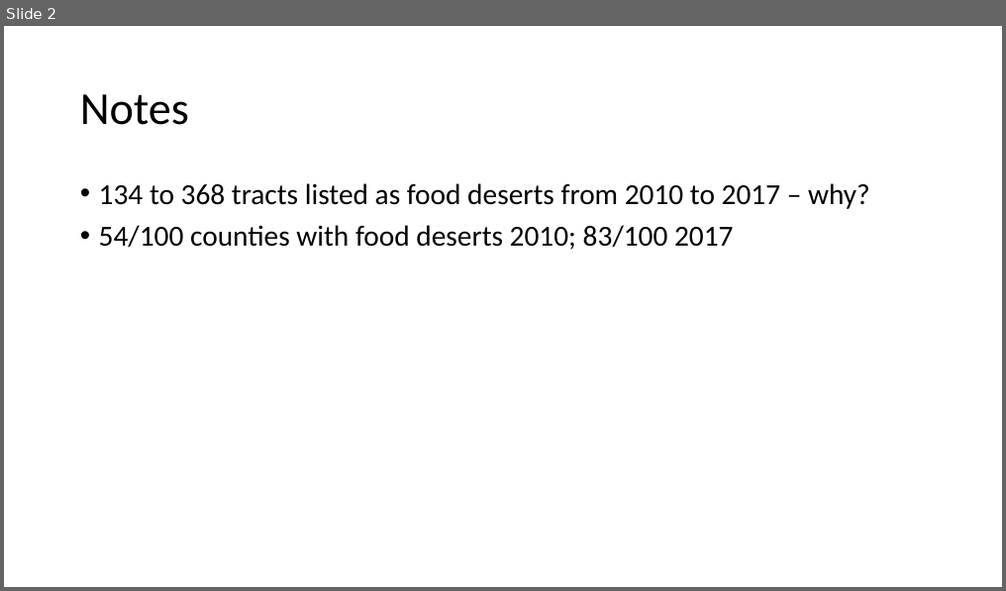
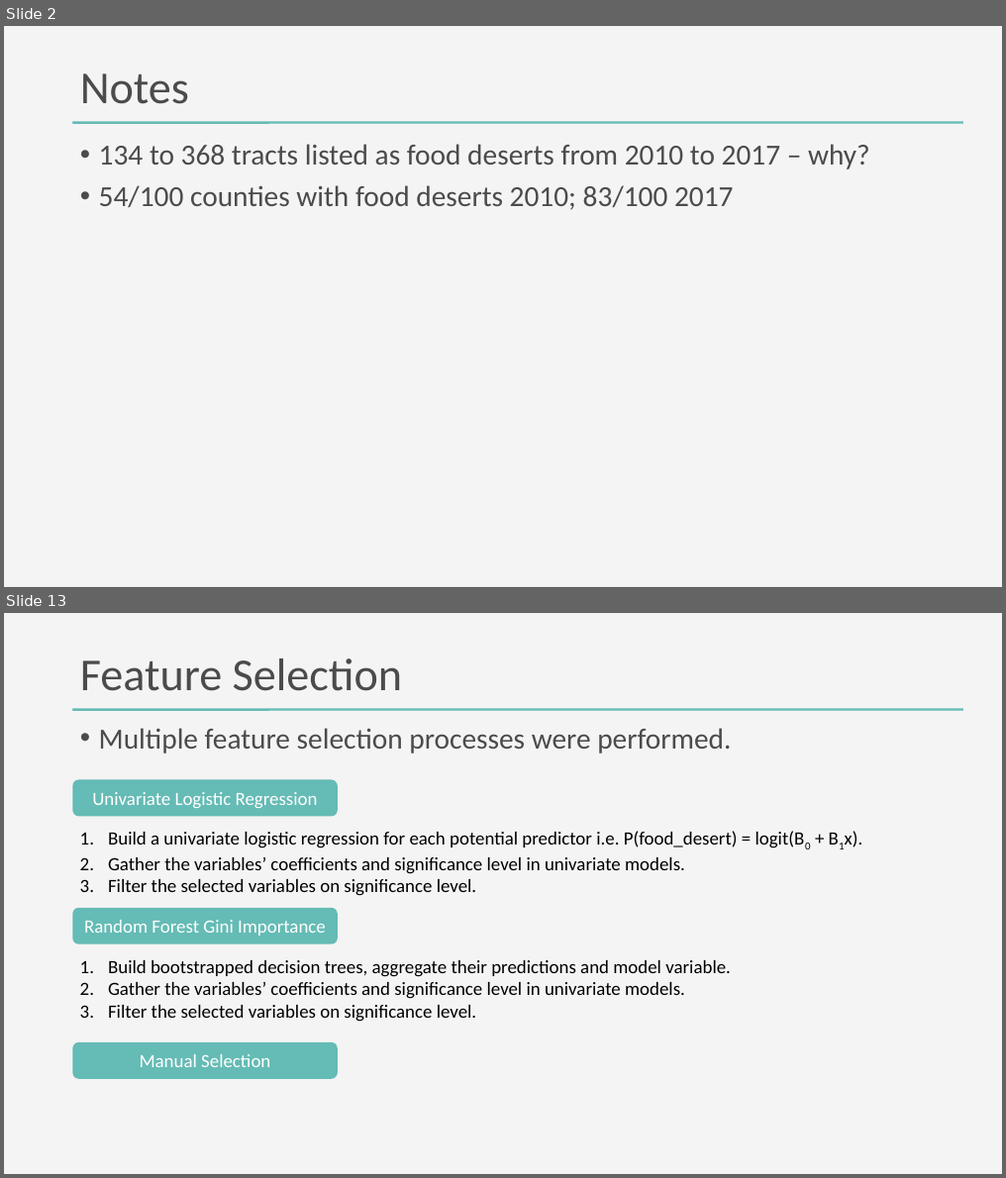
Before and after one commit to DanteHaywood/cfc_ds_screen, a slide deck: doc/2020_11_25_cfc_ds_technical_screen_haywood.pptx. Shown one above the other, each under a label of ours: slide 2 before the commit, slides 2 and 13 after it; the slides between them are not shown. The pictures are 1006x591 and 1006x1178 pixels, drawn with LibreOffice and Linux fonts; fonts in the diff are those of the drawing. Boxes give left, top, right and bottom in pixels: in the first picture for what was removed or moved away, otherwise in the second. Text is boxed around its words. In the diff, an @@ line names an element or a change of style, - is before the commit and + after.

```diff
--- a/doc/2020_11_25_cfc_ds_technical_screen_haywood.pptx
+++ b/doc/2020_11_25_cfc_ds_technical_screen_haywood.pptx
@@ slide 13 added at [4, 613, 1002, 1174], background #F4F4F4; not listed: 1 template element that a slide beside it also shows @@
@@ title added at [80, 659, 403, 691], 44 pt, text #4B4B4B @@
+Feature Selection
@@ text added at [99, 728, 731, 754], 28 pt, text #4B4B4B @@
+• Multiple feature selection processes were performed.
@@ rounded rectangle added at [73, 780, 338, 817], fill #65BBB5, 18 pt, text #FFFFFF @@
+Univariate Logistic Regression
@@ text added at [108, 831, 805, 896], 18 pt, text #000000 @@
+1. Build a univariate logistic regression for each potential predictor i.e. P(food_desert) = logit(B0 + B1x).
+2. Gather the variables’ coefficients and significance level in univariate models.
+3. Filter the selected variables on significance level.
@@ rounded rectangle added at [73, 908, 338, 945], fill #65BBB5, 18 pt, text #FFFFFF @@
+Random Forest Gini Importance
@@ text added at [108, 960, 731, 1022], 18 pt, text #000000 @@
+1. Build bootstrapped decision trees, aggregate their predictions and model variable.
+2. Gather the variables’ coefficients and significance level in univariate models.
+3. Filter the selected variables on significance level.
@@ rounded rectangle added at [73, 1043, 338, 1079], fill #65BBB5, 18 pt, text #FFFFFF @@
+Manual Selection
@@ slide 2 changed as well @@
@@ background #FFFFFF to #F4F4F4 @@
@@ title "Notes" at [80, 74, 189, 104]: text colour #000000 to #4B4B4B @@
@@ text "134 to 368 tracts listed ...": place and size @@
-text "134 to 368 tracts listed ..." at [99, 183, 870, 250]
+text "134 to 368 tracts listed ..." at [99, 144, 870, 210]
@@ text "134 to 368 tracts listed ..." at [99, 144, 870, 210]: text colour #000000 to #4B4B4B @@
@@ rounded rectangle added at [73, 122, 963, 124], fill #65BBB5 @@
```
Also in this commit, not shown: 1 other slide changed, 20 other slides added, 7 other files.
